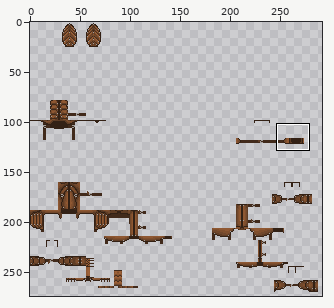
File history of a sprite sheet, src/main/resources/assets/dragonsurvival/textures/armor/leather_dragon_chestplate.png. Above, an overview of the earlier version with the close-up marked.
Close-up. Before the commit:
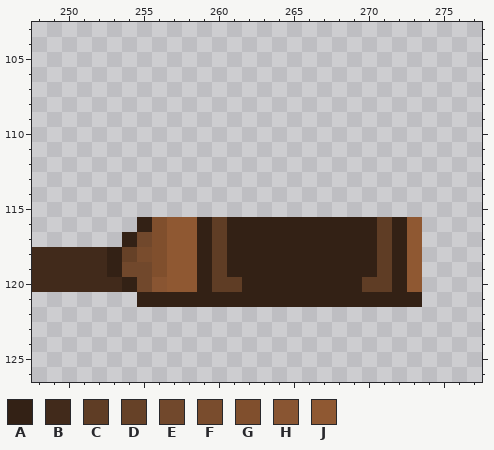
The file is 512x512 pixels. Colours within 5 levels of each other are drawn and written as one. Shown: x 248..277, y 103..126. The wide view leaves out empty margins.
Palette (. is transparent): A #332115  B #412a1b  C #5f3d25  D #664127  E #71482c  F #794c2d  G #804f2d  H #895532  J #8f5832
Pixels before, first column x 248:
116 .......AGJJACAAAAAAAAAACAJ
117 ......AEGJJACAAAAAAAAAACAJ
118 BBBBBADFGJJACAAAAAAAAAACAJ
119 BBBBBAEEGJJACAAAAAAAAAACAJ
120 BBBBBBAEHJJACCAAAAAAAACCAJ
121 .......AAAAAAAAAAAAAAAAAAA
The result:
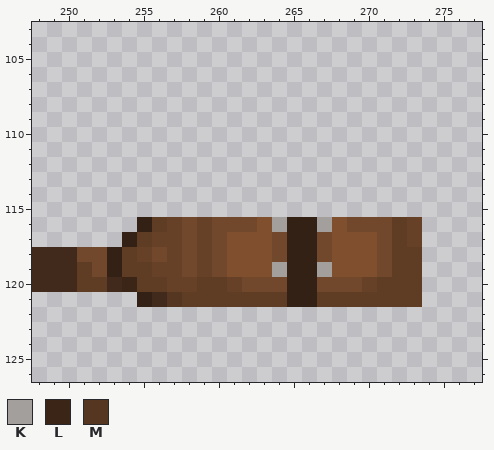
Colours new in this view: K #a39f9c  L #3a2517  M #543621
What changed:
y 116: x 256..264 GJJACAAAA -> CDEDEEEGK; x 267..273 AAAACAJ -> KGEEECD
y 117: x 255..264 EGJJACAAAA -> CDDEDEGGGE; x 267..273 AAAACAJ -> EGGGECD
y 118: x 251..252 BB -> EE; x 254..264 DFGJJACAAAA -> CDEDEDEGGGE; x 267..273 AAAACAJ -> EGGGECC
y 119: x 251..252 BB -> CE; x 254..264 EEGJJACAAAA -> CCDDEDEGGGK; x 267..273 AAAACAJ -> KGGGECC
y 120: x 251..252 BB -> CC; x 254..259 AEHJJA -> LCCDDC; x 261..264 CAAA -> DEEE; x 267..270 AAAC -> EEED; x 272..273 AJ -> CC
y 121: x 256..264 AAAAAAAAA -> BMCCCCCCC; x 267..273 AAAAAAA -> CCCCCCC
